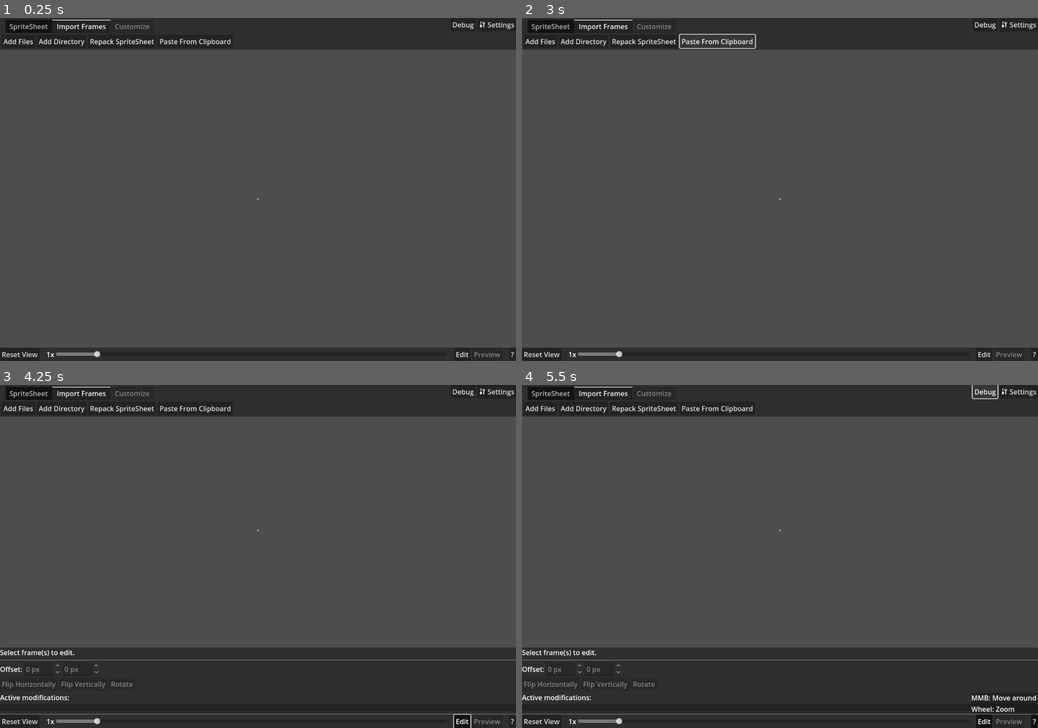
Above: before the commit, frames 1-4 (two rows, left to right).
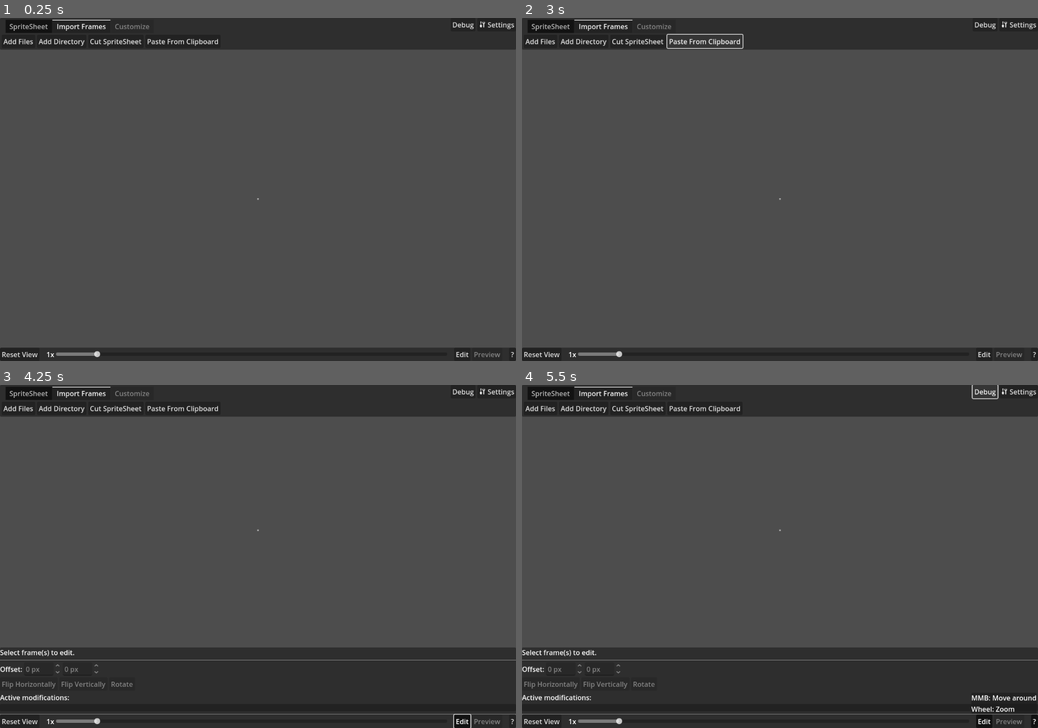
Above: after the commit, the same moments.

Repository: KoBeWi/Godot-Spritesheet-Generator
Game: Godot game, scene res://Rework/Main.tscn
The game is run twice, just before and just after one commit, with the same random seed, the same clock (stepped at 60 frames per second) and the same inputs.
Inputs:
- Up to frame 1 (0.25 s): no input
- Up to frame 2 (3 s): click "Add Directory" at 0.5 s; click "Repack SpriteSheet" (after the commit: "Cut SpriteSheet") at 1.25 s; click "Add Files" at 2 s; click "Paste From Clipboard" at 2.75 s
- Up to frame 3 (4.25 s): click "Edit" at 3.5 s
- Up to frame 4 (5.5 s): click "?" at 4.25 s; click "Debug" at 5 s

The runs differ from the first frame. In frame 1, 0.3% of the frame differs, in the area x 17-45%, y 6-9%; in frame 2, 0.3%, in the area x 17-46%, y 4-10%; in frame 3, 0.3%; in frame 4, 0.3%.

Commit message:
Improvements

Diff:
--- a/Rework/FrameContainer.gd
+++ b/Rework/FrameContainer.gd
@@ -27,6 +27,7 @@
 signal selection_changed
 
 func update():
+	update_margins()
 	if spritesheet.frame_size.x <= maximum_size.x and spritesheet.frame_size.y <= maximum_size.y:
 		draw_scale = 1.0
 		texture.custom_minimum_size = spritesheet.frame_size
@@ -39,12 +40,12 @@
 
 	texture.queue_redraw()
 
-func update_margins(horizontal: int, vertical: int):
+func update_margins():
 	margins.begin_bulk_theme_override()
-	margins.add_theme_constant_override(&"margin_left", horizontal + frame.offset.x)
-	margins.add_theme_constant_override(&"margin_right", horizontal)
-	margins.add_theme_constant_override(&"margin_top", vertical + frame.offset.y)
-	margins.add_theme_constant_override(&"margin_bottom", vertical)
+	margins.add_theme_constant_override(&"margin_left", spritesheet.margins.x + frame.offset.x)
+	margins.add_theme_constant_override(&"margin_right", spritesheet.margins.x)
+	margins.add_theme_constant_override(&"margin_top", spritesheet.margins.y + frame.offset.y)
+	margins.add_theme_constant_override(&"margin_bottom", spritesheet.margins.y)
 	margins.end_bulk_theme_override()
 
 func _gui_input(event: InputEvent) -> void:
--- a/Rework/Main.gd
+++ b/Rework/Main.gd
@@ -14,6 +14,8 @@
 @onready var save_path: LineEdit = %SavePath
 @onready var save_button: Button = %SaveButton
 @onready var save_pick_dialog: FileDialog = %SavePickDialog
+
+var default_filename = "Spritesheet-inator.png"
 
 var filter_cache: PackedStringArray
 var update_pending: bool
@@ -35,6 +37,8 @@
 func add_directory(directory: String):
 	for file in DirAccess.get_files_at(directory):
 		create_frame_from_path(directory.path_join(file))
+
+	assign_path(directory.path_join(default_filename))
 
 func _new_spritesheet() -> void:
 	if spritesheet:
@@ -130,14 +134,18 @@
 	queue_update_frames()
 	return frame
 
+func assign_path(path: String):
+	if save_path.text.is_empty():
+		save_path.text = path
+		update_save_button()
+
 func save_spritesheet() -> void:
-	var frame_size: Vector2i = sprite_sheet_grid.get_child(0).size # Zapisywać to w spritesheecie i synchronizować we wszystkich klatkach
-	# W sumie można zamienić GridContainer na jakiś własny i wymuszać ten sam rozmiar
+	var frame_size: Vector2i = spritesheet.frame_size + spritesheet.margins * 2
 	var saving_image := Image.create(frame_size.x * sprite_sheet_grid.columns, frame_size.y * (ceil(sprite_sheet_grid.get_child_count() / float(sprite_sheet_grid.columns))), false, Image.FORMAT_RGBA8)
 
 	var idx: int
 	for frame in spritesheet.frames:
-		saving_image.blit_rect(frame.image, Rect2i(Vector2i(), frame_size), Vector2i(idx % sprite_sheet_grid.columns, idx / sprite_sheet_grid.columns) * frame_size)
+		saving_image.blit_rect(frame.image, Rect2i(Vector2(), frame_size), Vector2i(idx % sprite_sheet_grid.columns, idx / sprite_sheet_grid.columns) * frame_size + Vector2i(spritesheet.margins + frame.offset))
 		idx += 1
 
 	saving_image.save_png(save_path.text)
@@ -174,3 +182,4 @@
 			add_directory(file)
 		else:
 			create_frame_from_path(file)
+			assign_path(file.get_base_dir().path_join(default_filename))
--- a/Rework/Main.tscn
+++ b/Rework/Main.tscn
@@ -160,7 +160,7 @@
 
 [node name="Button" type="Button" parent="VBoxContainer/PanelContainer/MarginContainer/Tabs/Import Frames"]
 layout_mode = 2
-text = "Repack SpriteSheet"
+text = "Cut SpriteSheet"
 
 [node name="Button4" type="Button" parent="VBoxContainer/PanelContainer/MarginContainer/Tabs/Import Frames"]
 layout_mode = 2
@@ -325,27 +325,30 @@
 size_flags_horizontal = 3
 size_flags_vertical = 3
 script = ExtResource("3_fslw6")
-move_target = NodePath("PanelContainer")
+move_target = NodePath("CenterContainer")
 zoom_slider = NodePath("../../../PanelContainer2/Navigation/HBoxContainer/HSlider")
 recenter_button = NodePath("../../../PanelContainer2/Navigation/Button")
 
-[node name="PanelContainer" type="PanelContainer" parent="VBoxContainer/VSplitContainer/HSplitContainer/SpriteSheetView"]
+[node name="CenterContainer" type="CenterContainer" parent="VBoxContainer/VSplitContainer/HSplitContainer/SpriteSheetView"]
 layout_mode = 1
-anchors_preset = 8
+anchors_preset = -1
 anchor_left = 0.5
 anchor_top = 0.5
 anchor_right = 0.5
 anchor_bottom = 0.5
-offset_left = -1.0
-offset_top = -1.0
-offset_right = 1.0
-offset_bottom = 1.0
+offset_left = -2.0
+offset_top = -2.0
+offset_right = 2.0
+offset_bottom = 2.0
 grow_horizontal = 2
 grow_vertical = 2
+
+[node name="PanelContainer" type="PanelContainer" parent="VBoxContainer/VSplitContainer/HSplitContainer/SpriteSheetView/CenterContainer"]
+layout_mode = 2
 mouse_filter = 1
 theme_override_styles/panel = SubResource("StyleBoxFlat_t0fln")
 
-[node name="SpriteSheetGrid" type="GridContainer" parent="VBoxContainer/VSplitContainer/HSplitContainer/SpriteSheetView/PanelContainer"]
+[node name="SpriteSheetGrid" type="GridContainer" parent="VBoxContainer/VSplitContainer/HSplitContainer/SpriteSheetView/CenterContainer/PanelContainer"]
 unique_name_in_owner = true
 layout_mode = 2
 theme_override_constants/h_separation = 0
@@ -541,7 +544,7 @@
 [node name="PanelContainer" type="PanelContainer" parent="VBoxContainer/PanelContainer2/Navigation/Button2"]
 visible = false
 layout_mode = 1
-anchors_preset = 3
+anchors_preset = -1
 anchor_left = 1.0
 anchor_top = 1.0
 anchor_right = 1.0
@@ -662,7 +665,7 @@
 [node name="PanelContainer" type="PanelContainer" parent="Repack/VBoxContainer/Navigation/Button2"]
 visible = false
 layout_mode = 1
-anchors_preset = 3
+anchors_preset = -1
 anchor_left = 1.0
 anchor_top = 1.0
 anchor_right = 1.0
@@ -711,13 +714,13 @@
 [connection signal="pressed" from="VBoxContainer/PanelContainer/MarginContainer/Tabs/Import Frames/Button3" to="." method="_add_directory"]
 [connection signal="pressed" from="VBoxContainer/PanelContainer/MarginContainer/Tabs/Import Frames/Button" to="." method="_repack_spritesheet"]
 [connection signal="pressed" from="VBoxContainer/PanelContainer/MarginContainer/Tabs/Import Frames/Button4" to="." method="_paste_image_from_clipboard"]
-[connection signal="pressed" from="VBoxContainer/PanelContainer/MarginContainer/Tabs/Customize/HBoxContainer/Button" to="VBoxContainer/VSplitContainer/HSplitContainer/SpriteSheetView/PanelContainer/SpriteSheetGrid" method="_select_all"]
+[connection signal="pressed" from="VBoxContainer/PanelContainer/MarginContainer/Tabs/Customize/HBoxContainer/Button" to="VBoxContainer/VSplitContainer/HSplitContainer/SpriteSheetView/CenterContainer/PanelContainer/SpriteSheetGrid" method="_select_all"]
 [connection signal="pressed" from="VBoxContainer/PanelContainer/MarginContainer/Tabs/Customize/Crop/Button5" to="VBoxContainer/PanelContainer/MarginContainer/Tabs/Customize/Crop" method="crop_images"]
 [connection signal="pressed" from="VBoxContainer/PanelContainer/MarginContainer/Tabs/Customize/Crop/Button6" to="VBoxContainer/PanelContainer/MarginContainer/Tabs/Customize/Crop" method="smart_crop_images"]
-[connection signal="value_changed" from="VBoxContainer/PanelContainer/MarginContainer/Tabs/Customize/Margins/HorizontalMargin" to="VBoxContainer/VSplitContainer/HSplitContainer/SpriteSheetView/PanelContainer/SpriteSheetGrid" method="update_margins" unbinds=1]
-[connection signal="value_changed" from="VBoxContainer/PanelContainer/MarginContainer/Tabs/Customize/Margins/VerticalMargin" to="VBoxContainer/VSplitContainer/HSplitContainer/SpriteSheetView/PanelContainer/SpriteSheetGrid" method="update_margins" unbinds=1]
-[connection signal="value_changed" from="VBoxContainer/PanelContainer/MarginContainer/Tabs/Customize/Columns/ColumnCount" to="VBoxContainer/VSplitContainer/HSplitContainer/SpriteSheetView/PanelContainer/SpriteSheetGrid" method="update_columns" unbinds=1]
-[connection signal="toggled" from="VBoxContainer/PanelContainer/MarginContainer/Tabs/Customize/Columns/AutoColumns" to="VBoxContainer/VSplitContainer/HSplitContainer/SpriteSheetView/PanelContainer/SpriteSheetGrid" method="on_auto_toggled"]
+[connection signal="value_changed" from="VBoxContainer/PanelContainer/MarginContainer/Tabs/Customize/Margins/HorizontalMargin" to="VBoxContainer/VSplitContainer/HSplitContainer/SpriteSheetView/CenterContainer/PanelContainer/SpriteSheetGrid" method="update_margins" unbinds=1]
+[connection signal="value_changed" from="VBoxContainer/PanelContainer/MarginContainer/Tabs/Customize/Margins/VerticalMargin" to="VBoxContainer/VSplitContainer/HSplitContainer/SpriteSheetView/CenterContainer/PanelContainer/SpriteSheetGrid" method="update_margins" unbinds=1]
+[connection signal="value_changed" from="VBoxContainer/PanelContainer/MarginContainer/Tabs/Customize/Columns/ColumnCount" to="VBoxContainer/VSplitContainer/HSplitContainer/SpriteSheetView/CenterContainer/PanelContainer/SpriteSheetGrid" method="update_columns" unbinds=1]
+[connection signal="toggled" from="VBoxContainer/PanelContainer/MarginContainer/Tabs/Customize/Columns/AutoColumns" to="VBoxContainer/VSplitContainer/HSplitContainer/SpriteSheetView/CenterContainer/PanelContainer/SpriteSheetGrid" method="on_auto_toggled"]
 [connection signal="pressed" from="VBoxContainer/VSplitContainer/HSplitContainer/Preview/MarginContainer/VBoxContainer/HBoxContainer2/PlayButton" to="VBoxContainer/VSplitContainer/HSplitContainer/Preview" method="_play_pause"]
 [connection signal="value_changed" from="VBoxContainer/VSplitContainer/HSplitContainer/Preview/MarginContainer/VBoxContainer/HBoxContainer2/Timeline" to="VBoxContainer/VSplitContainer/HSplitContainer/Preview" method="_on_timeline_value_changed"]
 [connection signal="value_changed" from="VBoxContainer/VSplitContainer/HSplitContainer/Preview/MarginContainer/VBoxContainer/HBoxContainer/SpinBox" to="VBoxContainer/VSplitContainer/HSplitContainer/Preview" method="_on_fps_changed"]
--- a/Rework/Repack.gd
+++ b/Rework/Repack.gd
@@ -5,11 +5,13 @@
 @onready var repack_rows: SpinBox = %RepackRows
 
 var image: Image
+var base_path: String
 
 func _init() -> void:
 	hide()
 
 func repack_file(path: String):
+	base_path = path
 	image = Image.load_from_file(path)
 	if not image:
 		return
@@ -24,6 +26,7 @@
 			var frame := image.get_region(Rect2i(Vector2i(x, y) * grid_step, grid_step))
 			owner.create_frame_from_image(frame)
 
+	owner.assign_path(base_path.get_base_dir().path_join(owner.default_filename))
 	image = null
 	hide()
 
--- a/Rework/SpriteSheetGrid.gd
+++ b/Rework/SpriteSheetGrid.gd
@@ -77,18 +77,15 @@
 	update_columns()
 
 func update_margins() -> void:
+	owner.spritesheet.margins = Vector2i(horizontal_margin.value, vertical_margin.value)
 	for container: FrameContainer in get_children():
-		container.update_margins(horizontal_margin.value, vertical_margin.value)
+		container.update_margins()
 
 func _select_all() -> void:
-	var all_selected := true
-	for container: FrameContainer in get_children():
-		if not container.is_selected():
-			all_selected = false
-			break
-
+	var all_selected := get_children().all(func(container: FrameContainer) -> bool: return container.is_selected())
 	for container: FrameContainer in get_children():
 		container.selection.visible = not all_selected
+	edit.update_frames()
 
 func _unhandled_key_input(event: InputEvent) -> void:
 	var k := event as InputEventKey
--- a/Rework/Spritesheet.gd
+++ b/Rework/Spritesheet.gd
@@ -56,5 +56,6 @@
 		image.rotate_90(CLOCKWISE)
 
 var frame_size: Vector2i
+var margins := Vector2i.ONE
 var frames: Array[Frame]
 var unused_frames: Array[Frame]
